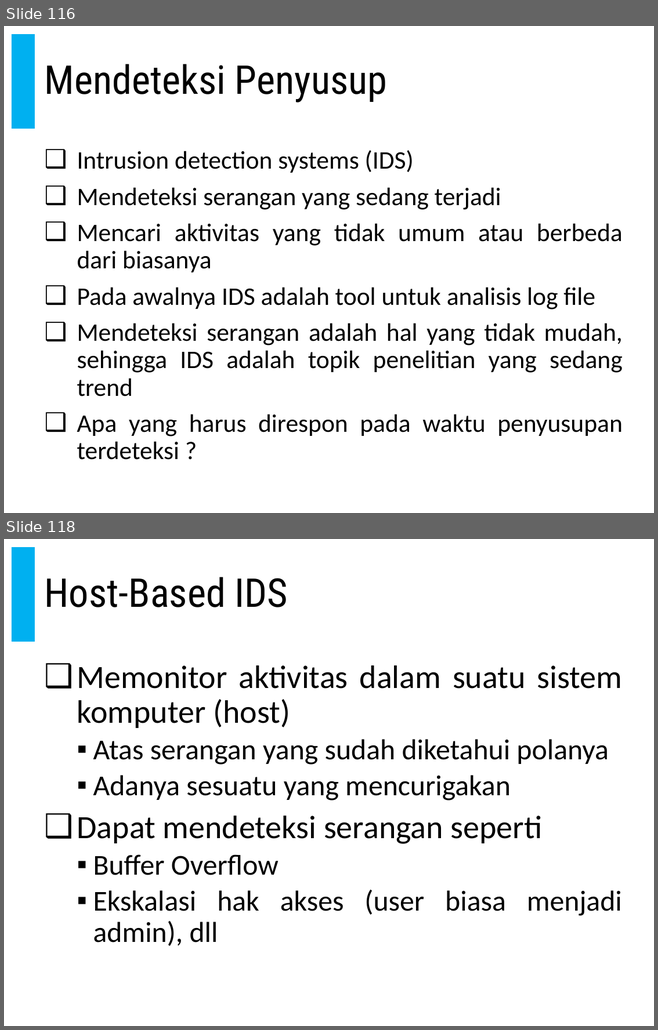
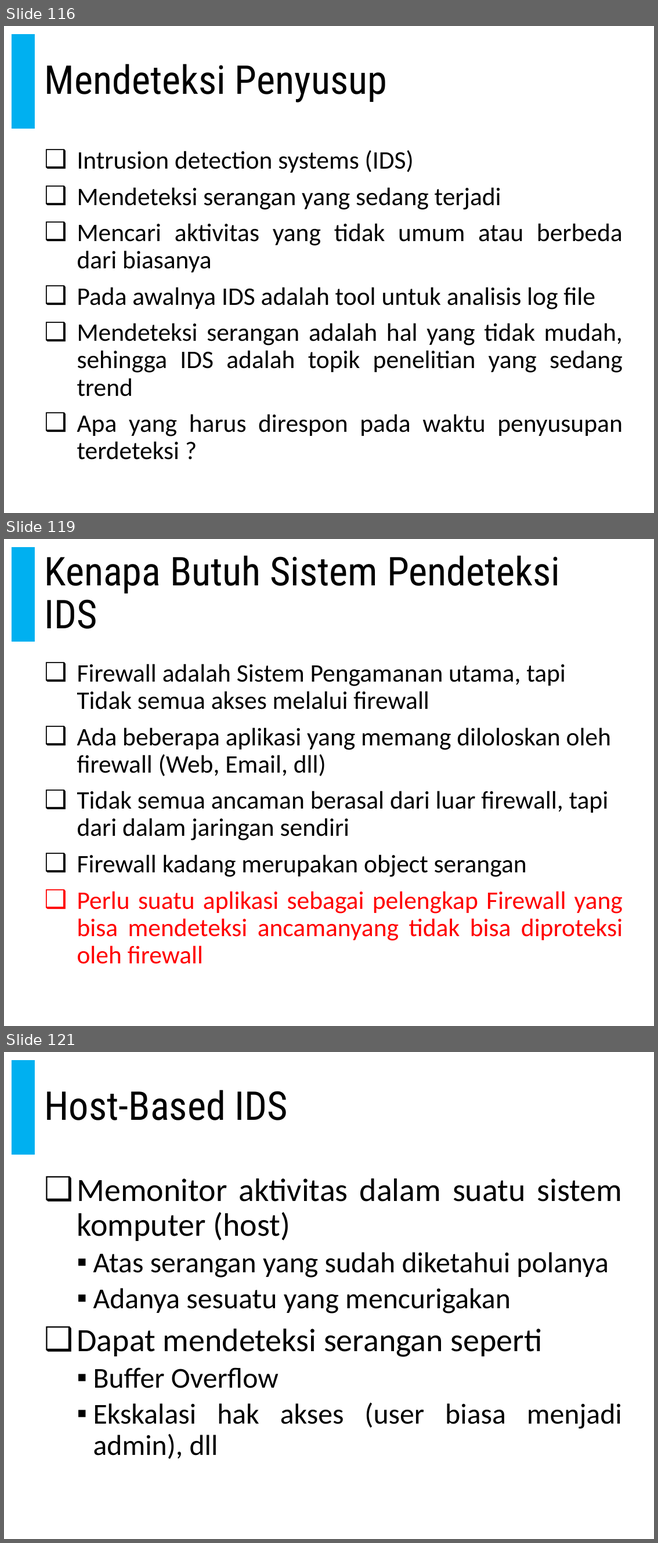
Before and after one commit to doniaft/Keamanan-Informasi, a slide deck: 1. Bahan Ajar/06. Keamanan Informasi - Firewall dan Intrusion Detection System.pptx. Shown one above the other, each under a label of ours: slides 116 and 118 before the commit, slides 116, 119 and 121 after it; the slides between them are not shown. The pictures are 658x1030 and 658x1543 pixels, drawn with LibreOffice and Linux fonts; fonts in the diff are those of the drawing. Boxes give left, top, right and bottom in pixels: in the first picture for what was removed or moved away, otherwise in the second. Text is boxed around its words. In the diff, an @@ line names an element or a change of style, - is before the commit and + after.

```diff
--- a/1. Bahan Ajar/06. Keamanan Informasi - Firewall dan Intrusion Detection System.pptx
+++ b/1. Bahan Ajar/06. Keamanan Informasi - Firewall dan Intrusion Detection System.pptx
@@ slide 119 added at (4, 539, 654, 1026), background #FFFFFF; not listed: 2 template elements that a slide beside it also shows @@
@@ title added at (45, 555, 560, 629), 44 pt, text #000000 @@
+Kenapa Butuh Sistem Pendeteksi IDS
@@ text added at (77, 664, 622, 964), 28 pt, text #000000 @@
+❑ Firewall adalah Sistem Pengamanan utama, tapi Tidak semua akses melalui firewall
+❑ Ada beberapa aplikasi yang memang diloloskan oleh firewall (Web, Email, dll)
+❑ Tidak semua ancaman berasal dari luar firewall, tapi dari dalam jaringan sendiri
+❑ Firewall kadang merupakan object serangan
+❑ Perlu suatu aplikasi sebagai pelengkap Firewall yang bisa mendeteksi ancamanyang tidak bisa diproteksi oleh firewall
@@ what was slide 118 is now slide 121 @@
```
Also in this commit, not shown: 17 slides changed, 16 other slides added.
